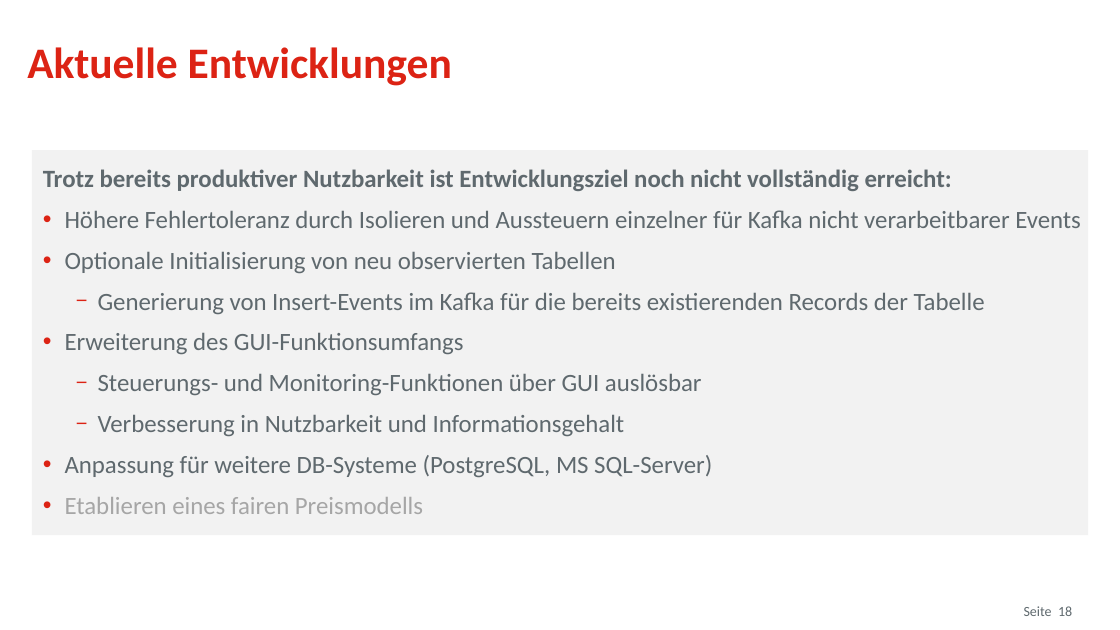
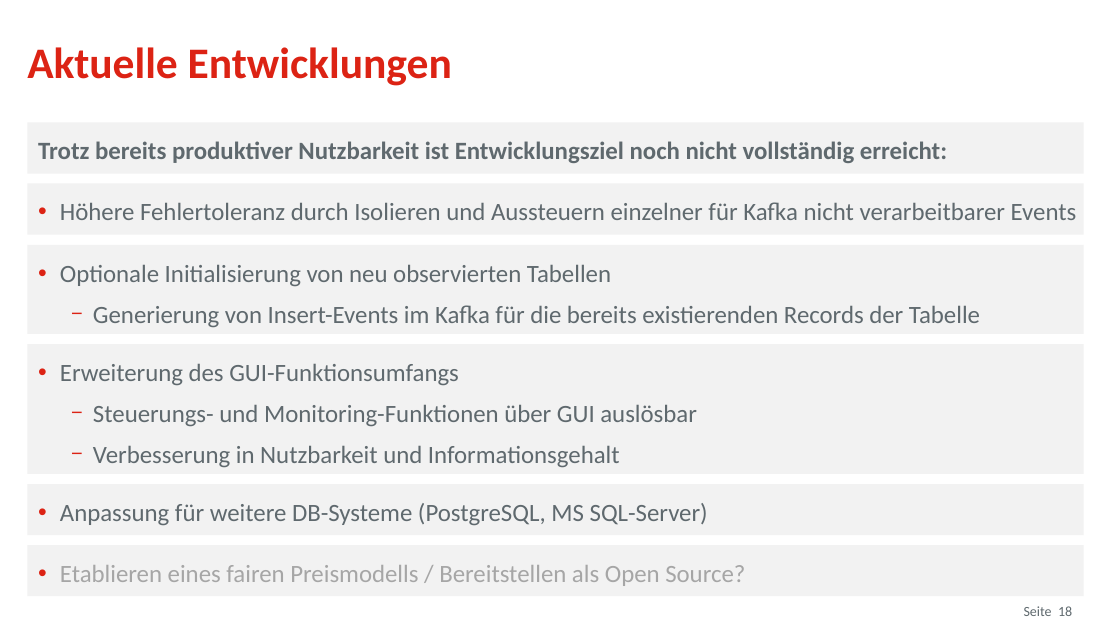
Before and after one commit to osp-ottogroup/movex-cdc, a slide deck: slide 18 of doc/2020-09_TriXX_Otto_QConf.pptx. Drawn at 1120x630 pixels with LibreOffice and Linux fonts; fonts in the diff are those of the drawing; background and template pictures are left out. Boxes give left, top, right and bottom in pixels: in the first picture for what was removed or moved away, otherwise in the second. Text is boxed around its words. In the diff, an @@ line names an element or a change of style, - is before the commit and + after.

```diff
--- a/doc/2020-09_TriXX_Otto_QConf.pptx
+++ b/doc/2020-09_TriXX_Otto_QConf.pptx
@@ rectangle "Trotz bereits produktiver Nutzbarkeit ist ...": place and size @@
-rectangle "Trotz bereits produktiver Nutzbarkeit ist ..." at bbox=[31, 150, 1088, 535]
+rectangle "Trotz bereits produktiver Nutzbarkeit ist ..." at bbox=[27, 122, 1083, 174]
@@ rectangle added at bbox=[27, 184, 1083, 235], fill #F2F2F2, 16 pt, text #5F696E @@
+• Höhere Fehlertoleranz durch Isolieren und Aussteuern einzelner für Kafka nicht verarbeitbarer Events
@@ text in rectangle at bbox=[65, 210, 1081, 514]: paragraphs removed @@
-• Höhere Fehlertoleranz durch Isolieren und Aussteuern einzelner für Kafka nicht verarbeitbarer Events
-• Optionale Initialisierung von neu observierten Tabellen
-  − Generierung von Insert-Events im Kafka für die bereits existierenden Records der Tabelle
-• Erweiterung des GUI-Funktionsumfangs
-  − Steuerungs- und Monitoring-Funktionen über GUI auslösbar
-  − Verbesserung in Nutzbarkeit und Informationsgehalt
-• Anpassung für weitere DB-Systeme (PostgreSQL, MS SQL-Server)
-• Etablieren eines fairen Preismodells
@@ rectangle added at bbox=[27, 245, 1083, 335], fill #F2F2F2, 16 pt, text #5F696E @@
+• Optionale Initialisierung von neu observierten Tabellen
+  − Generierung von Insert-Events im Kafka für die bereits existierenden Records der Tabelle
@@ rectangle added at bbox=[27, 344, 1083, 474], fill #F2F2F2, 16 pt, text #5F696E @@
+• Erweiterung des GUI-Funktionsumfangs
+  − Steuerungs- und Monitoring-Funktionen über GUI auslösbar
+  − Verbesserung in Nutzbarkeit und Informationsgehalt
@@ rectangle added at bbox=[27, 484, 1083, 535], fill #F2F2F2, 16 pt, text #5F696E @@
+• Anpassung für weitere DB-Systeme (PostgreSQL, MS SQL-Server)
@@ rectangle added at bbox=[27, 545, 1083, 597], fill #F2F2F2, 16 pt, text #A6A6A6 @@
+• Etablieren eines fairen Preismodells / Bereitstellen als Open Source?
```
Also in this commit, not shown: 9 other slides changed.
